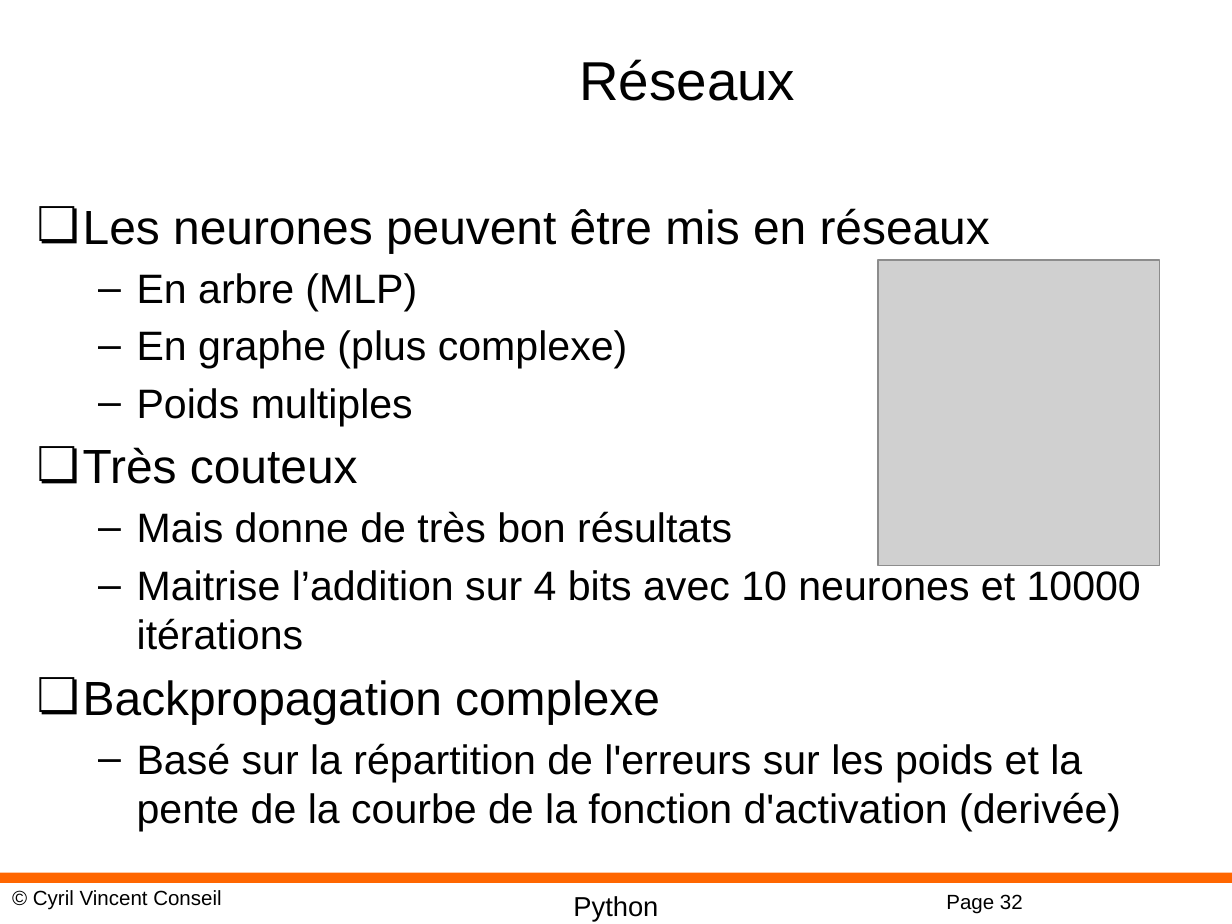
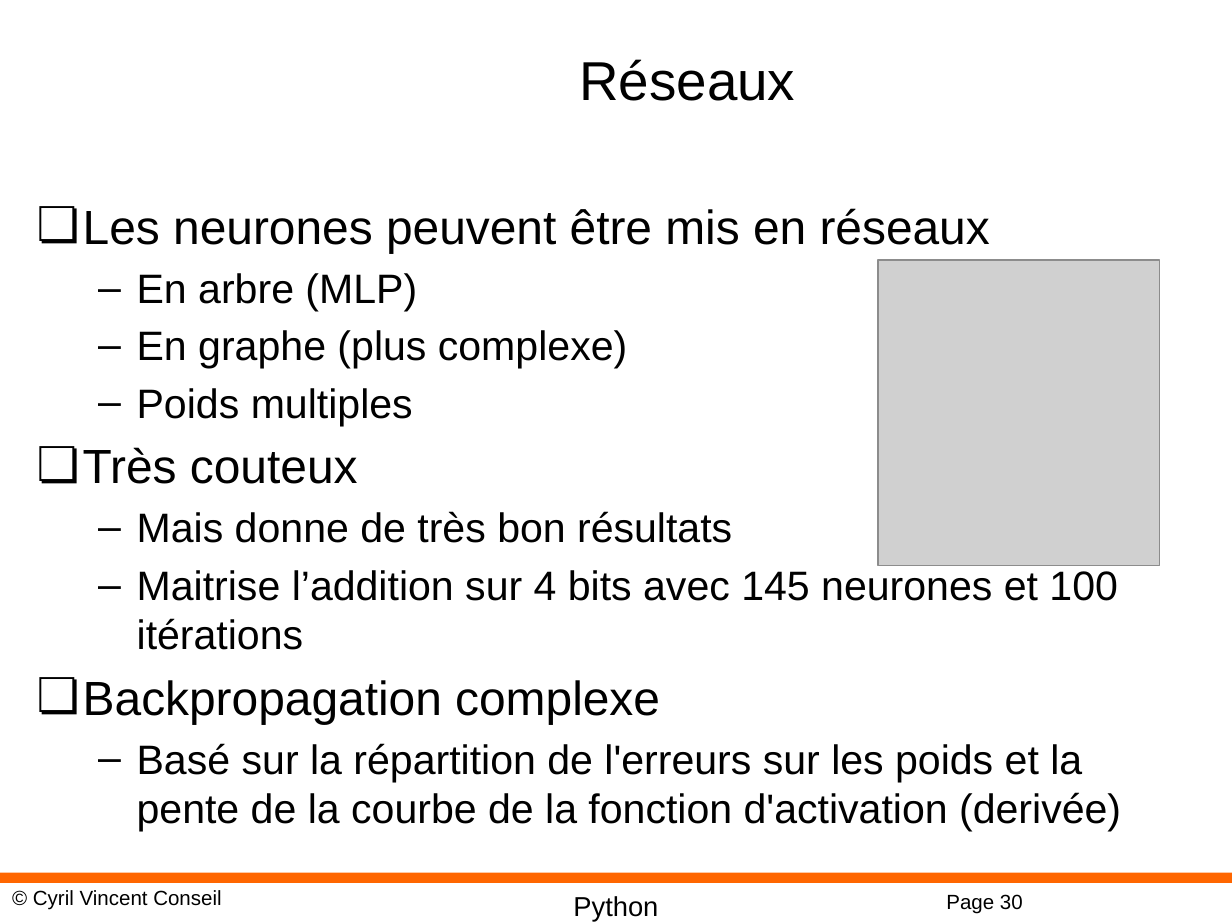
Before and after one commit to cyrilvincent/DL, a slide deck: slide 30 of PPT/DeepLearning01-Intro.pptx (slide 32 before the commit). Drawn at 1232x924 pixels with LibreOffice and Linux fonts; fonts in the diff are those of the drawing; grey boxes stand for pictures; background and template pictures are left out. Boxes give left, top, right and bottom in pixels: in the first picture for what was removed or moved away, otherwise in the second. Text is boxed around its words. In the diff, an @@ line names an element or a change of style, - is before the commit and + after.

Commit message:
PPT 8

```diff
--- a/PPT/DeepLearning01-Intro.pptx
+++ b/PPT/DeepLearning01-Intro.pptx
@@ text at <box>137,570,1117,650</box>: text changed @@
-  – Maitrise l’addition sur 4 bits avec 10 neurones et 10000 itérations
+  – Maitrise l’addition sur 4 bits avec 145 neurones et 100 itérations
@@ page number at <box>946,894,1023,914</box>: text changed @@
-Page 32
+Page 30
```
Also in this commit, not shown: 2 slides removed, 17 other files.
